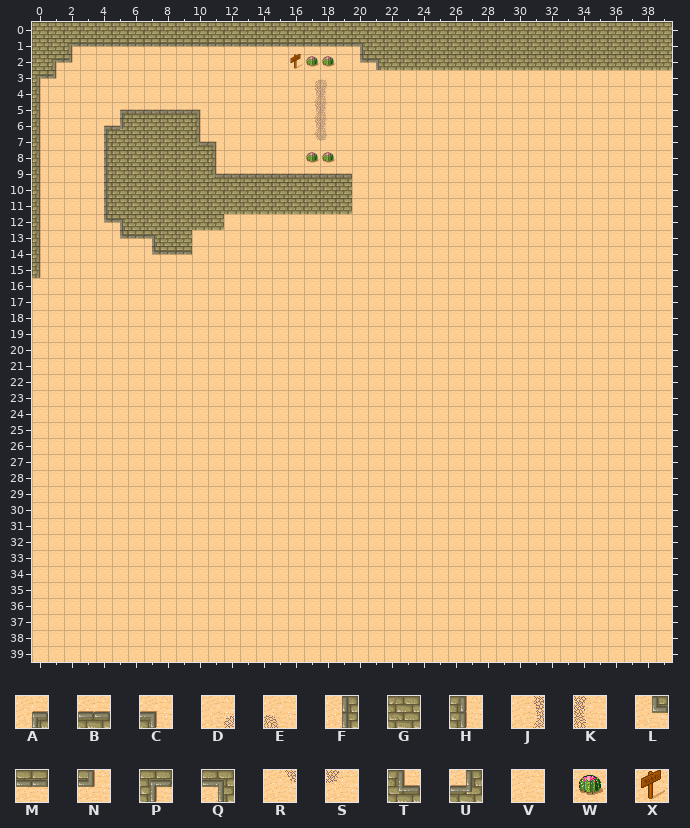
Two versions of a level (Tiled map (JSON), build/assets/tilemaps/maps/desert.json). Above is the file before it was changed.
Cells are 32x32 px. Shown: x 0..39, y 0..39.
Key: from "Desert": A 0, B 1, C 2, D 5, E 7, F 8, G 9, H 10, J 13, K 15, L 16, M 17, N 18, P 19, Q 20, R 21, S 23, T 27, U 28, V 29, W 30, X 45.
_ is an empty cell.
Layer "Ground" before, first column x 0:
 0 GGGGGGGGGGGGGGGGGGGGGGGGGGGGGGGGGGGGGGGG
 1 GGPMMMMMMMMMMMMMMMMMQGGGGGGGGGGGGGGGGGGG
 2 GPNVVVVVVVVVVVVVXWWVLQGGGGGGGGGGGGGGGGGG
 3 PNVVVVVVVVVVVVVVVDEVVVVVVVVVVVVVVVVVVVVV
 4 HVVVVVVVVVVVVVVVVJKVVVVVVVVVVVVVVVVVVVVV
 5 HVVVVABBBBCVVVVVVJKVVVVVVVVVVVVVVVVVVVVV
 6 HVVVAUGGGGHVVVVVVJKVVVVVVVVVVVVVVVVVVVVV
 7 HVVVFGGGGGTCVVVVVRSVVVVVVVVVVVVVVVVVVVVV
 8 HVVVFGGGGGGHVVVVVWWVVVVVVVVVVVVVVVVVVVVV
 9 HVVVFGGGGGGTBBBBBBBBVVVVVVVVVVVVVVVVVVVV
10 HVVVFGGGGGGGGGGGGGGGVVVVVVVVVVVVVVVVVVVV
11 HVVVFGGGGGGGGGGGGGGGVVVVVVVVVVVVVVVVVVVV
12 HVVVLQGGGGGGVVVVVVVVVVVVVVVVVVVVVVVVVVVV
13 HVVVVLMQGGVVVVVVVVVVVVVVVVVVVVVVVVVVVVVV
14 HVVVVVVLMMVVVVVVVVVVVVVVVVVVVVVVVVVVVVVV
15 HVVVVVVVVVVVVVVVVVVVVVVVVVVVVVVVVVVVVVVV
16 VVVVVVVVVVVVVVVVVVVVVVVVVVVVVVVVVVVVVVVV
17 VVVVVVVVVVVVVVVVVVVVVVVVVVVVVVVVVVVVVVVV
18 VVVVVVVVVVVVVVVVVVVVVVVVVVVVVVVVVVVVVVVV
19 VVVVVVVVVVVVVVVVVVVVVVVVVVVVVVVVVVVVVVVV
20 VVVVVVVVVVVVVVVVVVVVVVVVVVVVVVVVVVVVVVVV
21 VVVVVVVVVVVVVVVVVVVVVVVVVVVVVVVVVVVVVVVV
22 VVVVVVVVVVVVVVVVVVVVVVVVVVVVVVVVVVVVVVVV
23 VVVVVVVVVVVVVVVVVVVVVVVVVVVVVVVVVVVVVVVV
24 VVVVVVVVVVVVVVVVVVVVVVVVVVVVVVVVVVVVVVVV
25 VVVVVVVVVVVVVVVVVVVVVVVVVVVVVVVVVVVVVVVV
26 VVVVVVVVVVVVVVVVVVVVVVVVVVVVVVVVVVVVVVVV
27 VVVVVVVVVVVVVVVVVVVVVVVVVVVVVVVVVVVVVVVV
28 VVVVVVVVVVVVVVVVVVVVVVVVVVVVVVVVVVVVVVVV
29 VVVVVVVVVVVVVVVVVVVVVVVVVVVVVVVVVVVVVVVV
30 VVVVVVVVVVVVVVVVVVVVVVVVVVVVVVVVVVVVVVVV
31 VVVVVVVVVVVVVVVVVVVVVVVVVVVVVVVVVVVVVVVV
32 VVVVVVVVVVVVVVVVVVVVVVVVVVVVVVVVVVVVVVVV
33 VVVVVVVVVVVVVVVVVVVVVVVVVVVVVVVVVVVVVVVV
34 VVVVVVVVVVVVVVVVVVVVVVVVVVVVVVVVVVVVVVVV
35 VVVVVVVVVVVVVVVVVVVVVVVVVVVVVVVVVVVVVVVV
36 VVVVVVVVVVVVVVVVVVVVVVVVVVVVVVVVVVVVVVVV
37 VVVVVVVVVVVVVVVVVVVVVVVVVVVVVVVVVVVVVVVV
38 VVVVVVVVVVVVVVVVVVVVVVVVVVVVVVVVVVVVVVVV
39 VVVVVVVVVVVVVVVVVVVVVVVVVVVVVVVVVVVVVVVV
The same view after the edit:
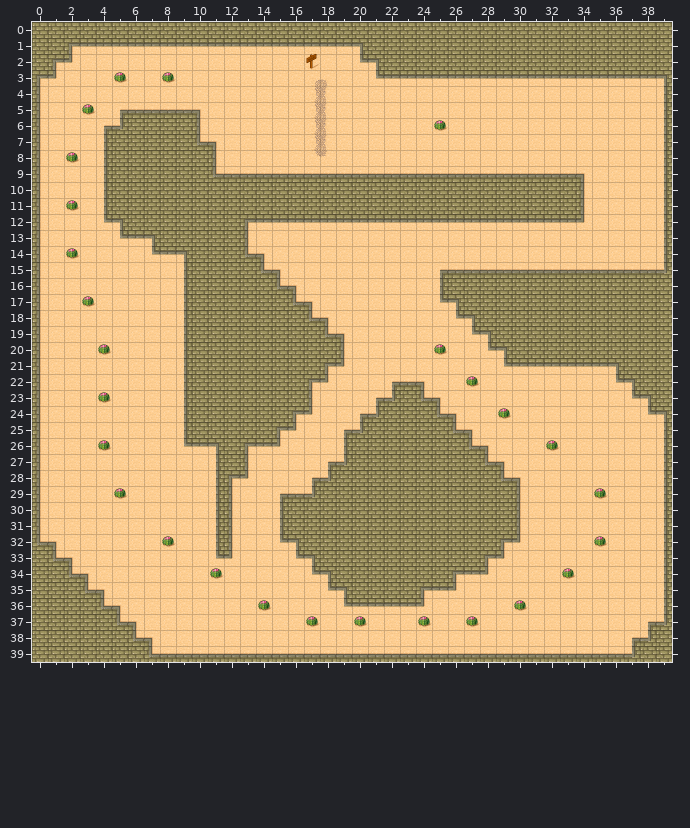
The exact change:
Layer "Ground":
y 2: x 16..18 XWW -> VXV
y 3: x 5 V -> W; x 8 V -> W; x 21..39 VVVVVVVVVVVVVVVVVVV -> LMMMMMMMMMMMMMMMMMQ
y 4: x 39 V -> F
y 5: x 3 V -> W; x 39 V -> F
y 6: x 25 V -> W; x 39 V -> F
y 7: x 17..18 RS -> JK; x 39 V -> F
y 8: x 2 V -> W; x 17..18 WW -> RS; x 39 V -> F
y 9: x 20..34 VVVVVVVVVVVVVVV -> BBBBBBBBBBBBBBC; x 39 V -> F
y 10: x 20..34 VVVVVVVVVVVVVVV -> GGGGGGGGGGGGGGH; x 39 V -> F
y 11: x 2 V -> W; x 20..34 VVVVVVVVVVVVVVV -> GGGGGGGGGGGGGGH; x 39 V -> F
y 12: x 12..34 VVVVVVVVVVVVVVVVVVVVVVV -> GPMMMMMMMMMMMMMMMMMMMMN; x 39 V -> F
y 13: x 10..13 VVVV -> GGGH; x 39 V -> F
y 14: x 2 V -> W; x 9..14 MVVVVV -> QGGGTC; x 39 V -> F
y 15: x 9..15 VVVVVVV -> FGGGGTC; x 25..39 VVVVVVVVVVVVVVV -> ABBBBBBBBBBBBBU
y 16: x 0 V -> H; x 9..16 VVVVVVVV -> FGGGGGTC; x 25..39 VVVVVVVVVVVVVVV -> FGGGGGGGGGGGGGG
y 17: x 0 V -> H; x 3 V -> W; x 9..17 VVVVVVVVV -> FGGGGGGTC; x 25..39 VVVVVVVVVVVVVVV -> LQGGGGGGGGGGGGG
y 18: x 0 V -> H; x 9..18 VVVVVVVVVV -> FGGGGGGGTC; x 26..39 VVVVVVVVVVVVVV -> LQGGGGGGGGGGGG
y 19: x 0 V -> H; x 9..19 VVVVVVVVVVV -> FGGGGGGGGTC; x 27..39 VVVVVVVVVVVVV -> LQGGGGGGGGGGG
y 20: x 0 V -> H; x 4 V -> W; x 9..19 VVVVVVVVVVV -> FGGGGGGGGGH; x 25 V -> W; x 28..39 VVVVVVVVVVVV -> LQGGGGGGGGGG
y 21: x 0 V -> H; x 9..19 VVVVVVVVVVV -> FGGGGGGGGPN; x 29..39 VVVVVVVVVVV -> LMMMMMMQGGG
y 22: x 0 V -> H; x 9..18 VVVVVVVVVV -> FGGGGGGGPN; x 22..24 VVV -> ABC; x 27 V -> W; x 36..39 VVVV -> LQGG
y 23: x 0 V -> H; x 4 V -> W; x 9..17 VVVVVVVVV -> FGGGGGGGH; x 21..25 VVVVV -> AUGTC; x 37..39 VVV -> LQG
y 24: x 0 V -> H; x 9..17 VVVVVVVVV -> FGGGGGGPN; x 20..26 VVVVVVV -> AUGGGTC; x 29 V -> W; x 38..39 VV -> LQ
y 25: x 0 V -> H; x 9..16 VVVVVVVV -> FGGGGGPN; x 19..27 VVVVVVVVV -> AUGGGGGTC; x 39 V -> F
y 26: x 0 V -> H; x 4 V -> W; x 9..15 VVVVVVV -> LMQGPMN; x 19..28 VVVVVVVVVV -> FGGGGGGGTC; x 32 V -> W; x 39 V -> F
y 27: x 0 V -> H; x 11..13 VVV -> FGH; x 18..29 VVVVVVVVVVVV -> AUGGGGGGGGTC; x 39 V -> F
y 28: x 0 V -> H; x 11..13 VVV -> FPN; x 17..30 VVVVVVVVVVVVVV -> AUGGGGGGGGGGTC; x 39 V -> F
y 29: x 0 V -> H; x 5 V -> W; x 11..12 VV -> FH; x 15..30 VVVVVVVVVVVVVVVV -> ABUGGGGGGGGGGGGH; x 35 V -> W; x 39 V -> F
y 30..31: x 0 V -> H; x 11..12 VV -> FH; x 15..30 VVVVVVVVVVVVVVVV -> FGGGGGGGGGGGGGGH; x 39 V -> F
y 32: x 0..1 VV -> TC; x 8 V -> W; x 11..12 VV -> FH; x 15..30 VVVVVVVVVVVVVVVV -> LQGGGGGGGGGGGGPN; x 35 V -> W; x 39 V -> F
y 33: x 0..2 VVV -> GTC; x 11..12 VV -> LN; x 16..29 VVVVVVVVVVVVVV -> LQGGGGGGGGGGPN; x 39 V -> F
y 34: x 0..3 VVVV -> GGTC; x 11 V -> W; x 17..28 VVVVVVVVVVVV -> LQGGGGGGGPMN; x 33 V -> W; x 39 V -> F
y 35: x 0..4 VVVVV -> GGGTC; x 18..26 VVVVVVVVV -> LQGGGGPMN; x 39 V -> F
y 36: x 0..5 VVVVVV -> GGGGTC; x 14 V -> W; x 19..24 VVVVVV -> LMMMMN; x 30 V -> W; x 39 V -> F
y 37: x 0..6 VVVVVVV -> GGGGGTC; x 17 V -> W; x 20 V -> W; x 24 V -> W; x 27 V -> W; x 38..39 VV -> AU
y 38: x 0..7 VVVVVVVV -> GGGGGGTC; x 37..39 VVV -> AUG
y 39: x 0..39 VVVVVVVVVVVVVVVVVVVVVVVVVVVVVVVVVVVVVVVV -> GGGGGGGTBBBBBBBBBBBBBBBBBBBBBBBBBBBBBUGG
